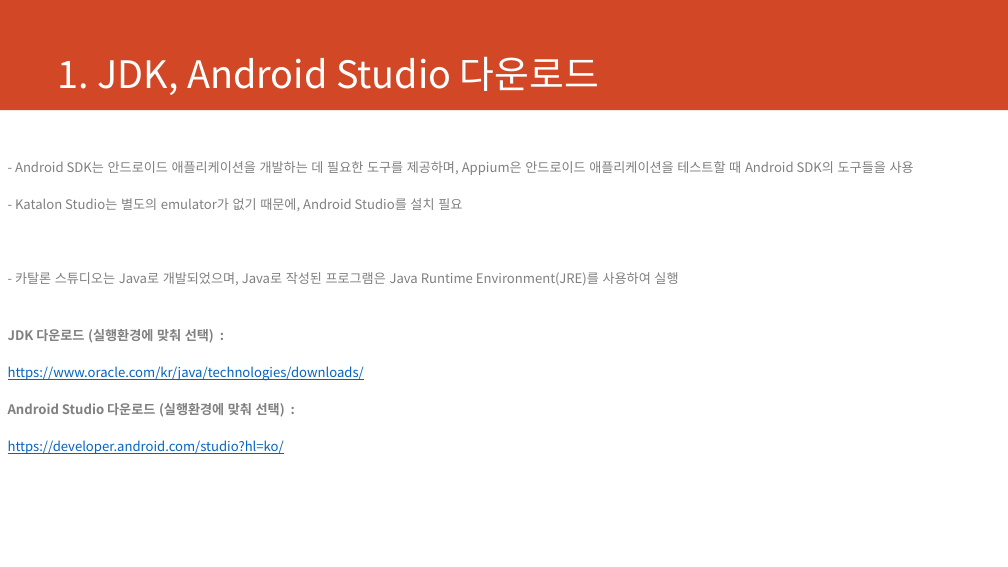
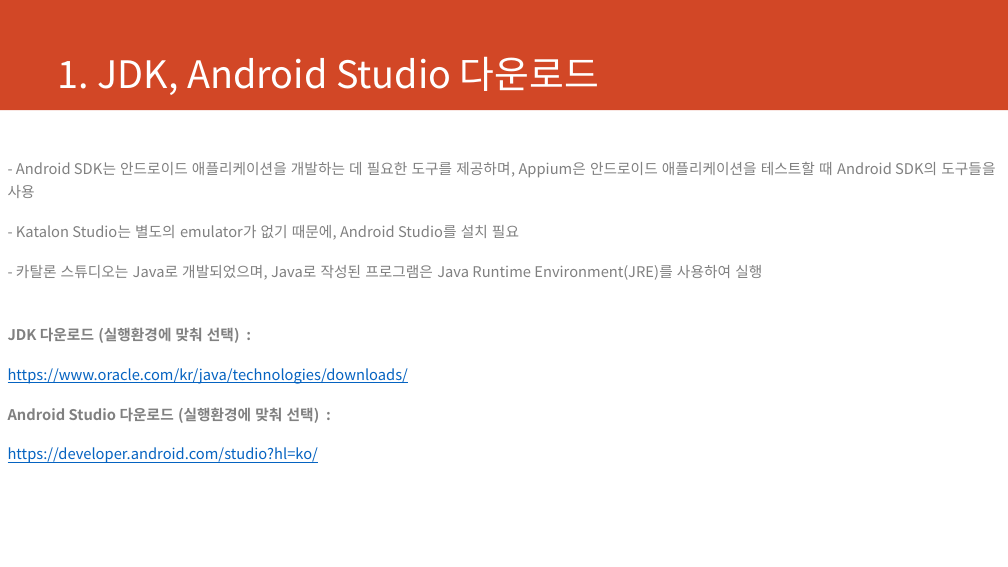
Before and after one commit to jykim240106/katalon, a slide deck: slide 2 of Katalon 설치 가이드.pptx. Drawn at 1008x567 pixels with LibreOffice and Linux fonts; fonts in the diff are those of the drawing. Boxes give left, top, right and bottom in pixels: in the first picture for what was removed or moved away, otherwise in the second. Text is boxed around its words. In the diff, an @@ line names an element or a change of style, - is before the commit and + after.

```diff
--- a/Katalon 설치 가이드.pptx
+++ b/Katalon 설치 가이드.pptx
@@ text "- Android SDK는 안드로이드 애플리케이션을 ..." at box(8, 162, 995, 463): size 12.5 to 14 pt @@
```
Also in this commit, not shown: 5 other slides changed, 3 slides added.
